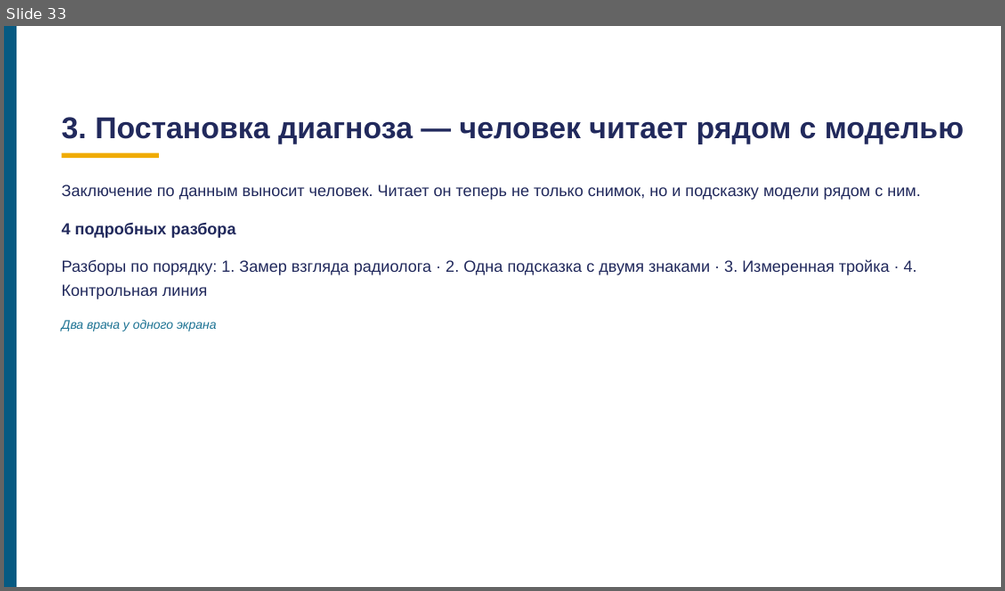
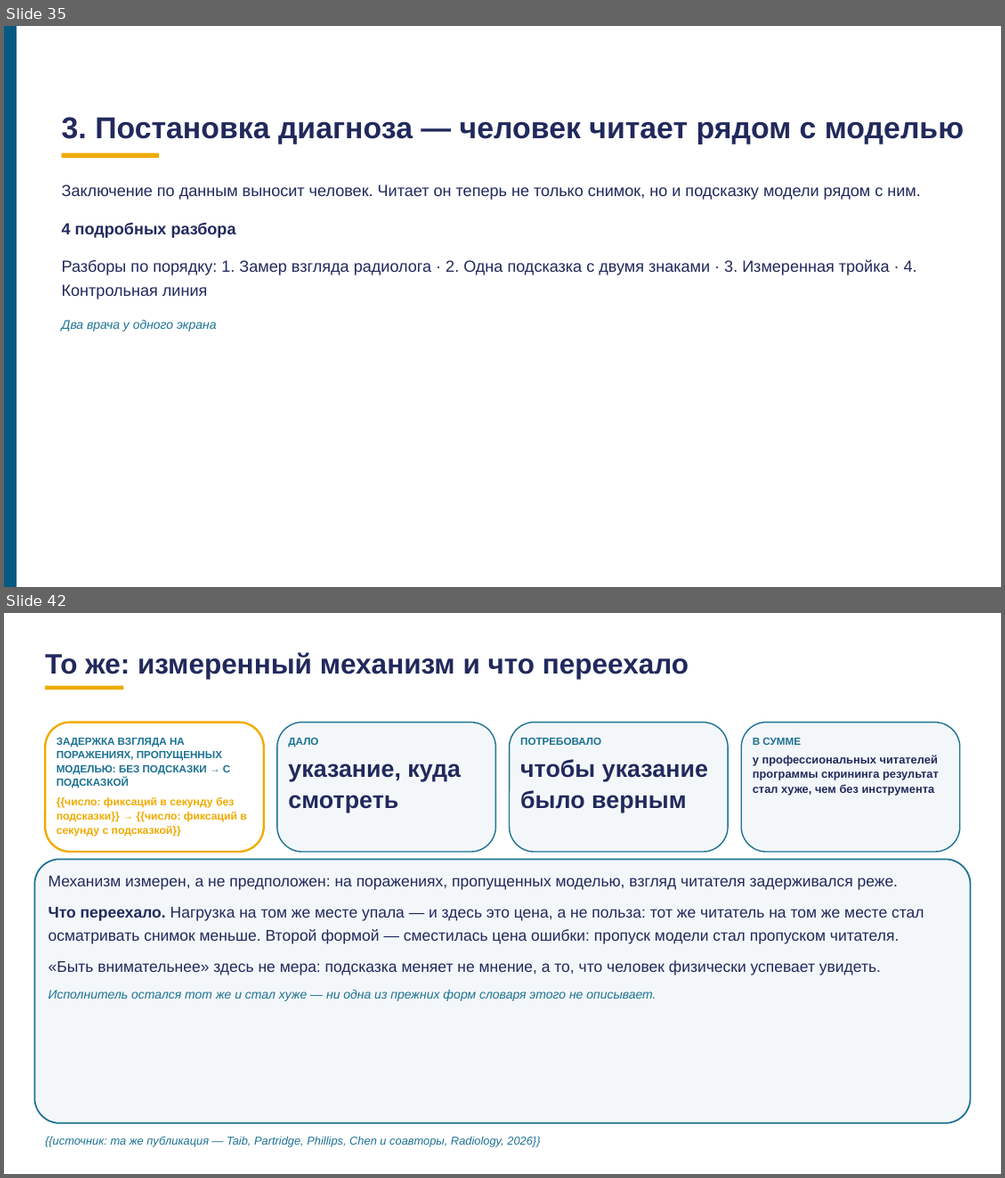
Before and after one commit to tellina-study/AI-usage-lessons, a slide deck: library/lectures/lec-07/rework/deck/lec-07-karkas.pptx. Shown one above the other, each under a label of ours: slide 33 before the commit, slides 35 and 42 after it; the slides between them are not shown. The pictures are 1005x591 and 1005x1178 pixels, drawn with LibreOffice and Linux fonts; fonts in the diff are those of the drawing. Boxes give left, top, right and bottom in pixels: in the first picture for what was removed or moved away, otherwise in the second. Text is boxed around its words. In the diff, an @@ line names an element or a change of style, - is before the commit and + after.

```diff
--- a/library/lectures/lec-07/rework/deck/lec-07-karkas.pptx
+++ b/library/lectures/lec-07/rework/deck/lec-07-karkas.pptx
@@ slide 42 added at [4, 613, 1001, 1174], background #FFFFFF @@
@@ text added at [45, 652, 688, 679], 27 pt, text #21295C, bold @@
+То же: измеренный механизм и что переехало
@@ rectangle added at [45, 686, 123, 690], fill #F0AB00 @@
@@ rounded rectangle added at [45, 722, 264, 852], fill #FFFFFF, outline #F0AB00 2 pt @@
@@ text added at [57, 738, 230, 788], 10 pt, text #1C7293, bold @@
+ЗАДЕРЖКА ВЗГЛЯДА НА ПОРАЖЕНИЯХ, ПРОПУЩЕННЫХ МОДЕЛЬЮ: БЕЗ ПОДСКАЗКИ → С ПОДСКАЗКОЙ
@@ rounded rectangle added at [277, 722, 495, 852], fill #F4F7FA, outline #1C7293 1.2 pt @@
@@ text added at [288, 738, 318, 747], 10 pt, text #1C7293, bold @@
+ДАЛО
@@ rounded rectangle added at [510, 722, 728, 852], fill #F4F7FA, outline #1C7293 1.2 pt @@
@@ text added at [520, 738, 601, 745], 10 pt, text #1C7293, bold @@
+ПОТРЕБОВАЛО
@@ rounded rectangle added at [741, 722, 960, 852], fill #F4F7FA, outline #1C7293 1.2 pt @@
@@ text added at [752, 737, 801, 747], 10 pt, text #1C7293, bold @@
+В СУММЕ
@@ text added at [288, 763, 461, 812], 23 pt, text #21295C, bold @@
+указание, куда смотреть
@@ text added at [520, 759, 708, 812], 23 pt, text #21295C, bold @@
+чтобы указание было верным
@@ text added at [752, 755, 938, 795], 11 pt, text #21295C, bold @@
+у профессиональных читателей программы скрининга результат стал хуже, чем без инструмента
@@ text added at [57, 797, 247, 836], 10.5 pt, text #F0AB00, bold @@
+{{число: фиксаций в секунду без подсказки}} → {{число: фиксаций в секунду с подсказкой}}
@@ rounded rectangle added at [34, 859, 971, 1123], fill #F4F7FA, outline #1C7293 1.5 pt @@
@@ text added at [48, 876, 923, 1001], 15 pt, text #21295C @@
+Механизм измерен, а не предположен: на поражениях, пропущенных моделью, взгляд читателя задерживался реже.
+Что переехало. Нагрузка на том же месте упала — и здесь это цена, а не польза: тот же читатель на том же месте стал осматривать снимок меньше. Второй формой — сместилась цена ошибки: пропуск модели стал пропуском читателя.
+«Быть внимательнее» здесь не мера: подсказка меняет не мнение, а то, что человек физически успевает увидеть.
+Исполнитель остался тот же и стал хуже — ни одна из прежних форм словаря этого не описывает.
@@ text added at [45, 1135, 540, 1147], 11 pt, text #1C7293, italic @@
+{{источник: та же публикация — Taib, Partridge, Phillips, Chen и соавторы, Radiology, 2026}}
@@ what was slide 33 is now slide 35 @@
```
Also in this commit, not shown: 70 slides changed, 31 other slides added, 2 slides removed, 35 other files.
